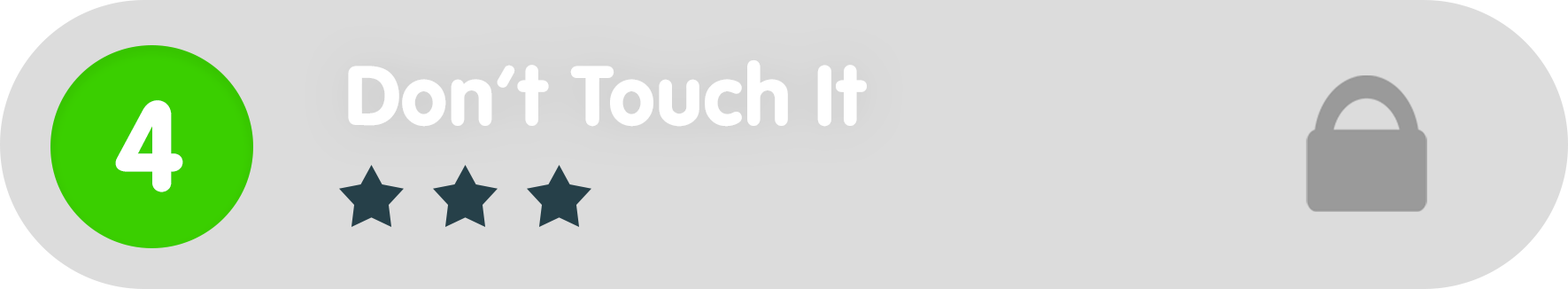
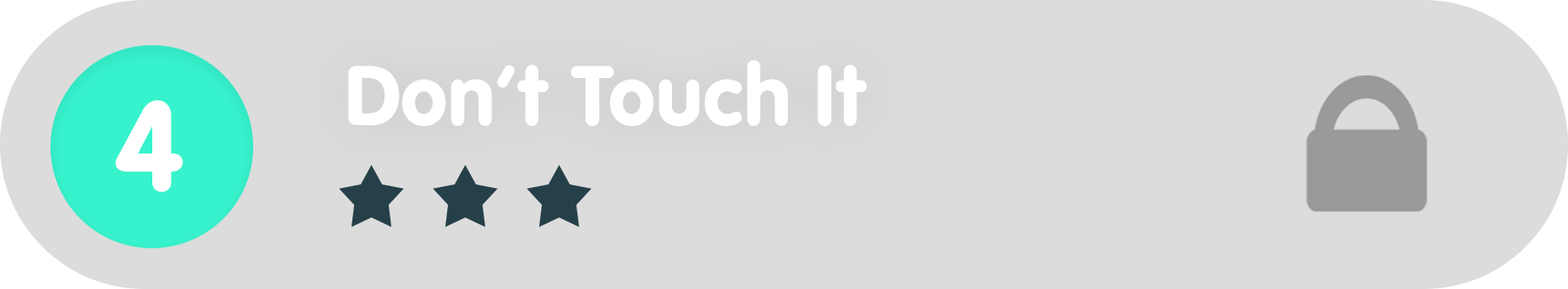
Layers edited between the first and the second (1568, 289) image:
painted on "Ellipse_green" over [50, 45, 254, 248]
